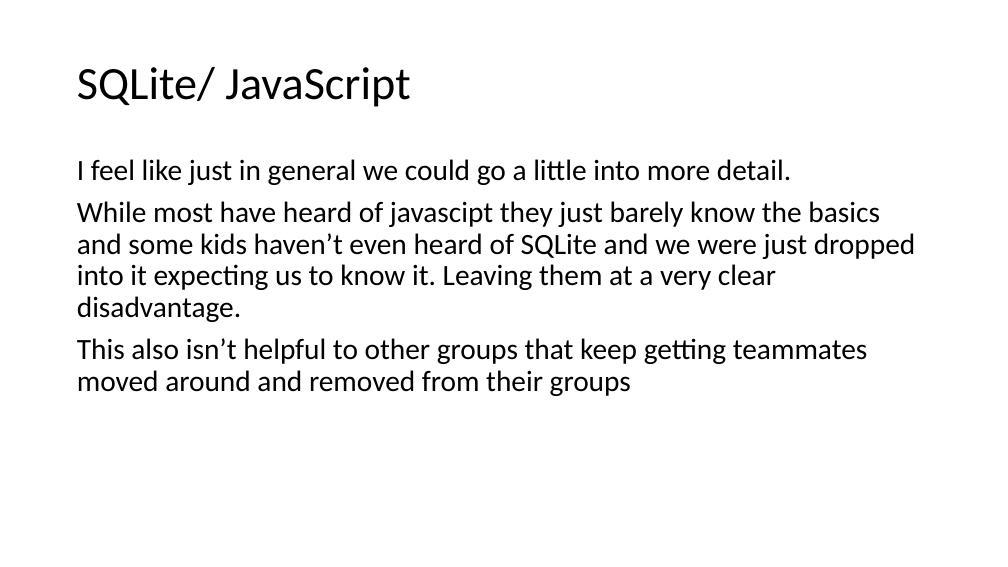
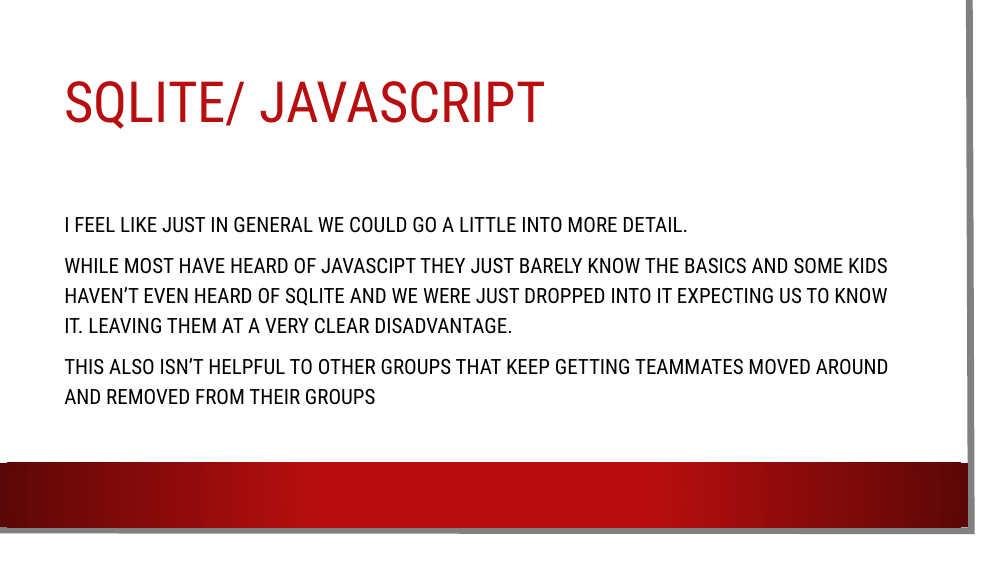
Before and after one commit to csmith1188/docpacs2122, a slide deck: slide 4 of docpac_mar18/Jaysin/ShourSnourGlass.pptx. Drawn at 1008x567 pixels with LibreOffice and Linux fonts; fonts in the diff are those of the drawing; background and template pictures are left out. Boxes give left, top, right and bottom in pixels: in the first picture for what was removed or moved away, otherwise in the second. Text is boxed around its words. In the diff, an @@ line names an element or a change of style, - is before the commit and + after.

```diff
--- a/docpac_mar18/Jaysin/ShourSnourGlass.pptx
+++ b/docpac_mar18/Jaysin/ShourSnourGlass.pptx
@@ rectangle added at (x1=0, y1=0, x2=991, y2=550), fill #FFFFFF @@
@@ freeform shape added at (x1=0, y1=0, x2=972, y2=531), outline #808080 6.5 pt @@
@@ title at (x1=64, y1=81, x2=546, y2=129): text changed; size 44 to 54 pt; font Calibri to Roboto Condensed; text colour #000000 to #B80E0F @@
-SQLite/ JavaScript
+SQLITE/ JAVASCRIPT
@@ text "I FEEL LIKE JUST IN ..." at (x1=64, y1=217, x2=889, y2=405): vertical alignment top to middle @@
@@ text at (x1=64, y1=217, x2=889, y2=405): text changed; size 28 to 20 pt; font Calibri to Roboto Condensed @@
-I feel like just in general we could go a little into more detail.
-While most have heard of javascipt they just barely know the basics and some kids haven’t even heard of SQLite and we were just dropped into it expecting us to know it. Leaving them at a very clear disadvantage.
-This also isn’t helpful to other groups that keep getting teammates moved around and removed from their groups
+I FEEL LIKE JUST IN GENERAL WE COULD GO A LITTLE INTO MORE DETAIL.
+WHILE MOST HAVE HEARD OF JAVASCIPT THEY JUST BARELY KNOW THE BASICS AND SOME KIDS HAVEN’T EVEN HEARD OF SQLITE AND WE WERE JUST DROPPED INTO IT EXPECTING US TO KNOW IT. LEAVING THEM AT A VERY CLEAR DISADVANTAGE.
+THIS ALSO ISN’T HELPFUL TO OTHER GROUPS THAT KEEP GETTING TEAMMATES MOVED AROUND AND REMOVED FROM THEIR GROUPS
@@ rectangle added at (x1=0, y1=463, x2=968, y2=527), fill gradient #B80E0F to #5C0707 @@
```
Also in this commit, not shown: 6 other slides changed.
